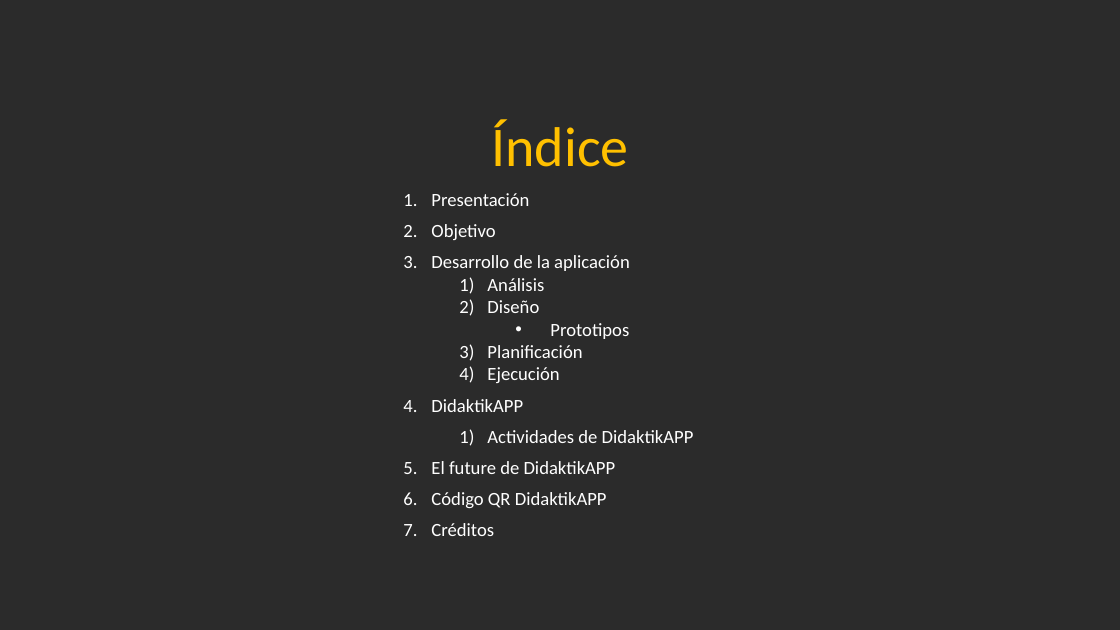
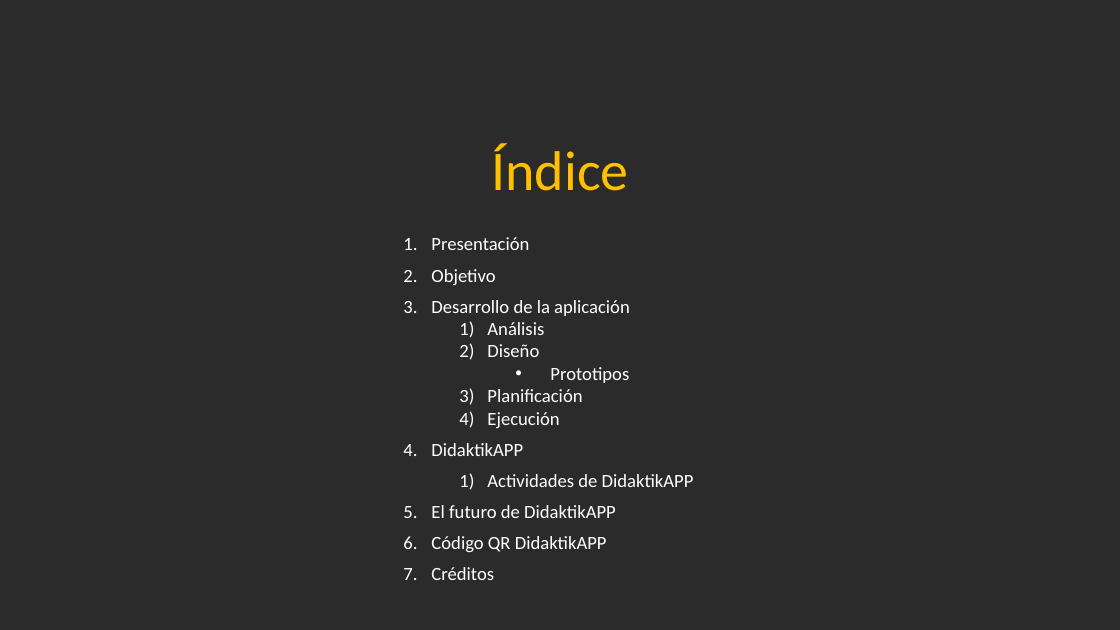
Before and after one commit to Jandycon/PROYECTOAPP, a slide deck: slide 2 of DidaktikApp.pptx. Drawn at 1120x630 pixels with LibreOffice and Linux fonts; fonts in the diff are those of the drawing; background and template pictures are left out; a plain dark background stands for a picture behind light text. Boxes give left, top, right and bottom in pixels: in the first picture for what was removed or moved away, otherwise in the second. Text is boxed around its words. In the diff, an @@ line names an element or a change of style, - is before the commit and + after.

Commit message:
com4dic

```diff
--- a/DidaktikApp.pptx
+++ b/DidaktikApp.pptx
@@ text "Índice": place and size @@
-text "Índice" at [491, 119, 628, 167]
+text "Índice" at [491, 143, 628, 191]
@@ text "Presentación": place and size @@
-text "Presentación" at [431, 193, 694, 536]
+text "Presentación" at [431, 237, 694, 580]
@@ text at [431, 505, 616, 518]: text changed @@
-5. El future de DidaktikAPP
+5. El futuro de DidaktikAPP
```
Also in this commit, not shown: 3 other slides changed.
